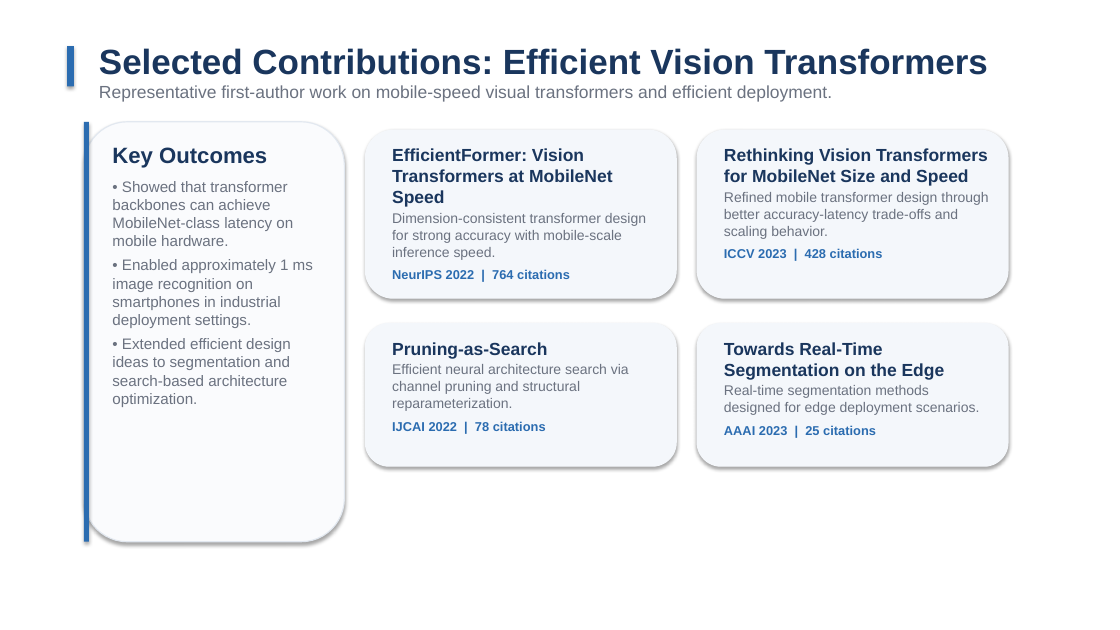
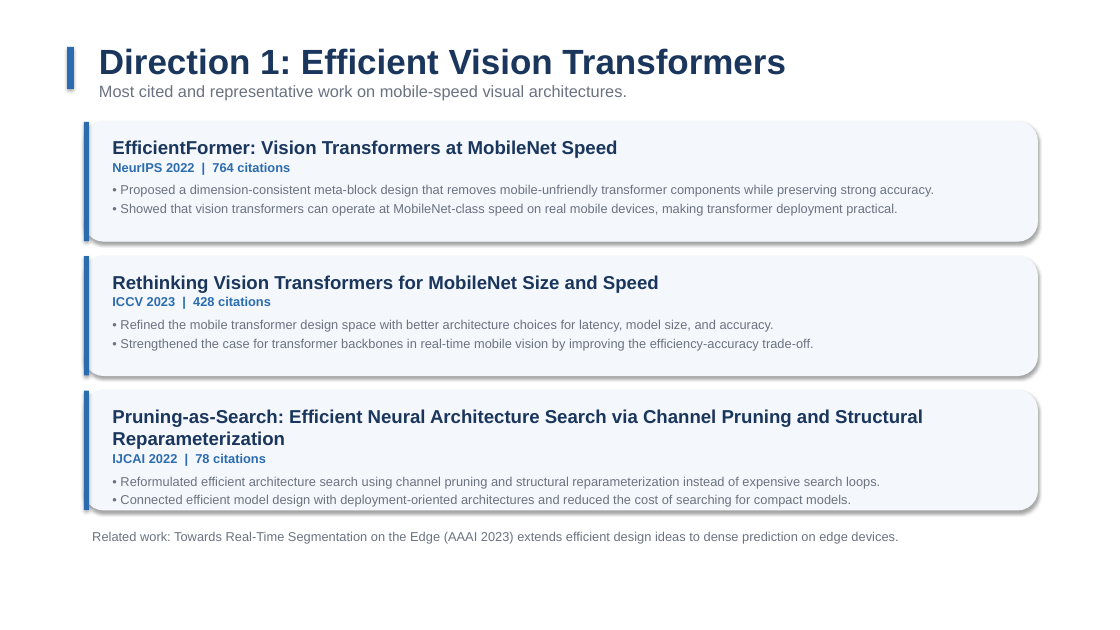
Before and after one commit to liyy201912/yy-webpage, a slide deck: slide 4 of presentation.pptx. Drawn at 1120x630 pixels with LibreOffice and Linux fonts; fonts in the diff are those of the drawing. Boxes give left, top, right and bottom in pixels: in the first picture for what was removed or moved away, otherwise in the second. Text is boxed around its words. In the diff, an @@ line names an element or a change of style, - is before the commit and + after.

```diff
--- a/presentation.pptx
+++ b/presentation.pptx
@@ text at [99,48,786,101]: text changed; size 15 to 14 pt @@
-Selected Contributions: Efficient Vision Transformers
-Representative first-author work on mobile-speed visual transformers and efficient deployment.
+Direction 1: Efficient Vision Transformers
+Most cited and representative work on mobile-speed visual architectures.
@@ rectangle: place and size @@
-rectangle at [84,122,89,542]
+rectangle at [84,122,89,241]
@@ rounded rectangle: place and size @@
-rounded rectangle at [84,122,344,542]
+rounded rectangle at [84,122,1038,241]
@@ rounded rectangle at [84,122,1038,241]: fill #FAFBFD to #F4F7FB; outline #E2E8F0 1 pt to #F4F7FB 1 pt @@
@@ text at [112,140,934,216]: text changed; size 13 to 11 pt @@
-Key Outcomes
-• Showed that transformer backbones can achieve MobileNet-class latency on mobile hardware.
-• Enabled approximately 1 ms image recognition on smartphones in industrial deployment settings.
-• Extended efficient design ideas to segmentation and search-based architecture optimization.
+EfficientFormer: Vision Transformers at MobileNet Speed
+NeurIPS 2022 | 764 citations
+• Proposed a dimension-consistent meta-block design that removes mobile-unfriendly transformer components while preserving strong accuracy.
+• Showed that vision transformers can operate at MobileNet-class speed on real mobile devices, making transformer deployment practical.
@@ text removed at [392,148,646,279] @@
-EfficientFormer: Vision Transformers at MobileNet Speed
-Dimension-consistent transformer design for strong accuracy with mobile-scale inference speed.
-NeurIPS 2022 | 764 citations
@@ rounded rectangle removed at [697,130,1008,298] @@
@@ text removed at [724,148,988,258] @@
-Rethinking Vision Transformers for MobileNet Size and Speed
-Refined mobile transformer design through better accuracy-latency trade-offs and scaling behavior.
-ICCV 2023 | 428 citations
@@ rounded rectangle: place and size @@
-rounded rectangle at [365,130,676,298]
+rounded rectangle at [84,256,1038,376]
@@ rectangle added at [84,256,89,376], fill #2B6CB0 @@
@@ text added at [112,275,813,351], 11 pt, text #6B7280 @@
+Rethinking Vision Transformers for MobileNet Size and Speed
+ICCV 2023 | 428 citations
+• Refined the mobile transformer design space with better architecture choices for latency, model size, and accuracy.
+• Strengthened the case for transformer backbones in real-time mobile vision by improving the efficiency-accuracy trade-off.
@@ rounded rectangle removed at [697,323,1008,466] @@
@@ text removed at [724,342,980,435] @@
-Towards Real-Time Segmentation on the Edge
-Real-time segmentation methods designed for edge deployment scenarios.
-AAAI 2023 | 25 citations
@@ rounded rectangle: place and size @@
-rounded rectangle at [365,323,676,466]
+rounded rectangle at [84,391,1038,510]
@@ rectangle added at [84,391,89,510], fill #2B6CB0 @@
@@ text "Pruning-as-Search: Efficient Neural Architecture Search ...": place and size @@
-text "Pruning-as-Search: Efficient Neural Architecture Search ..." at [392,342,629,431]
+text "Pruning-as-Search: Efficient Neural Architecture Search ..." at [112,409,923,507]
@@ text at [112,409,923,449]: text changed; size 12 to 16 pt; text colour #6B7280 to #1A365D; bold on @@
-Pruning-as-Search
-Efficient neural architecture search via channel pruning and structural reparameterization.
+Pruning-as-Search: Efficient Neural Architecture Search via Channel Pruning and Structural Reparameterization
@@ text at [112,453,266,463]: more space between paragraphs @@
@@ text at [120,477,880,507]: paragraphs added @@
+• Reformulated efficient architecture search using channel pruning and structural reparameterization instead of expensive search loops.
+• Connected efficient model design with deployment-oriented architectures and reduced the cost of searching for compact models.
@@ text added at [92,531,898,544], 11 pt, text #6B7280 @@
+Related work: Towards Real-Time Segmentation on the Edge (AAAI 2023) extends efficient design ideas to dense prediction on edge devices.
```
Also in this commit, not shown: 3 other slides changed, 3 slides added, 5 slides removed, 3 other files.
